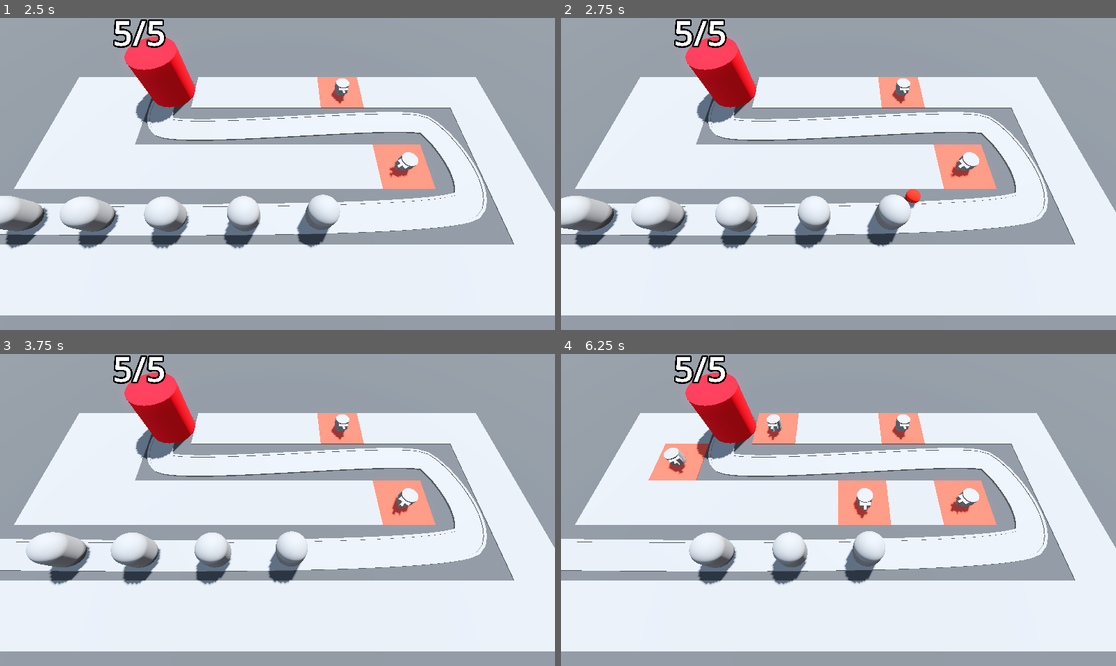
Above: before the commit, frames 1-4 (two rows, left to right).
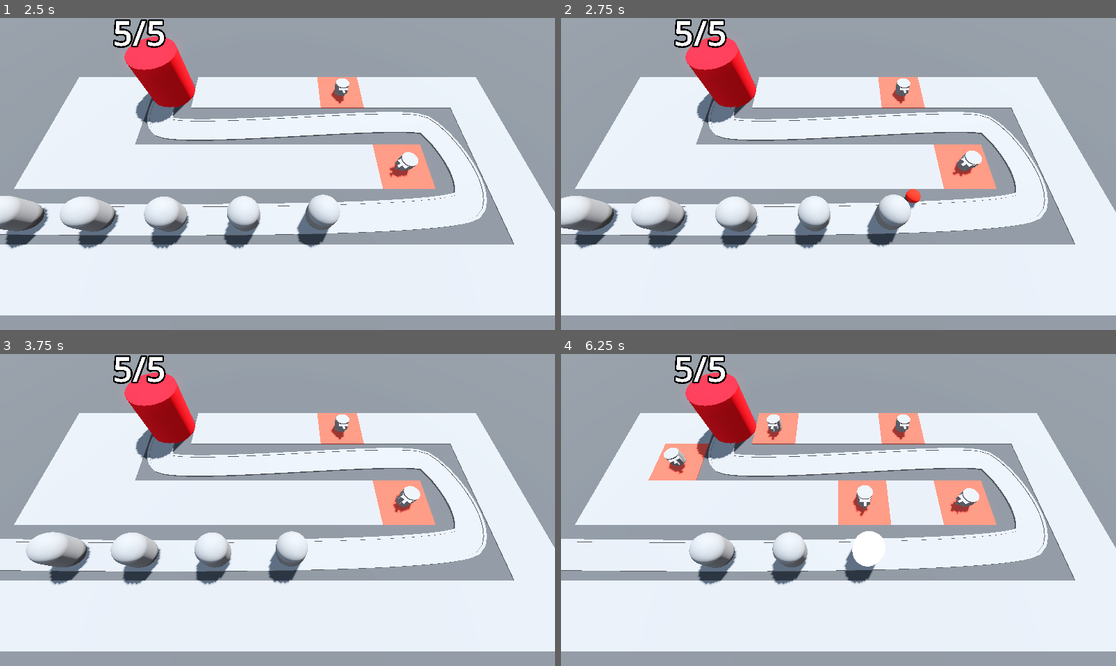
Above: after the commit, the same moments.

Repository: pyxn/godot-barbarian-blaster
Game: Godot game, scene res://Scenes/BaseLevel.tscn
The game is run twice, just before and just after one commit, with the same random seed, the same clock (stepped at 60 frames per second) and the same inputs.
Inputs (mouse positions are in pixels of both pictures, inside the frame that each line leads up to):
- Up to frame 1 (2.5 s): move the mouse to (399, 158) at 0.52 s; press the mouse at (399, 158) at 0.53 s; move the mouse to (166, 189) at 1.27 s; release the mouse at (166, 189) at 1.28 s; click (166, 189) at 1.35 s; move the mouse to (333, 105) at 2.02 s; press the mouse at (333, 105) at 2.03 s
- Up to frame 2 (2.75 s): no input
- Up to frame 3 (3.75 s): move the mouse to (249, 572) at 2.77 s; release the mouse at (249, 572) at 2.78 s; click (249, 572) at 2.85 s; move the mouse to (444, 556) at 3.52 s; press the mouse at (444, 556) at 3.53 s
- Up to frame 4 (6.25 s): move the mouse to (672, 463) at 4.27 s; release the mouse at (672, 463) at 4.28 s; click (672, 463) at 4.35 s; move the mouse to (866, 510) at 5.02 s; press the mouse at (866, 510) at 5.03 s; move the mouse to (755, 432) at 5.77 s; release the mouse at (755, 432) at 5.78 s; click (755, 432) at 5.85 s

Frame 1 is identical in both runs. In frame 2, 0.1% of the frame differs, in the area x 70-76%, y 42-52%; in frame 3, 0.1%; in frame 4, 0.5%, in the area x 52-59%, y 42-69%.

Commit message:
52/Introducing animations

Diff:
--- a/Scenes/Enemy/Enemy.gd
+++ b/Scenes/Enemy/Enemy.gd
@@ -1,12 +1,14 @@
 extends PathFollow3D
 
 @export var speed: float = 2.414
+@export var max_health: int = 50
+@onready var base = get_tree().get_first_node_in_group("Base")
+@onready var animation_player: AnimationPlayer = $AnimationPlayer
 
-@onready var base = get_tree().get_first_node_in_group("Base")
-
-@export var max_health: int = 50
 var current_health: int:
 	set(health_in):
+		if health_in < current_health:
+			animation_player.play("TakeDamage")
 		current_health = health_in
 		if current_health < 1:
 			queue_free()
--- a/Scenes/Enemy/Enemy.tscn
+++ b/Scenes/Enemy/Enemy.tscn
@@ -6,9 +6,50 @@
 radius = 1.0
 height = 3.0
 
+[sub_resource type="StandardMaterial3D" id="StandardMaterial3D_v85fv"]
+no_depth_test = true
+shading_mode = 0
+
 [sub_resource type="CapsuleShape3D" id="CapsuleShape3D_1d15t"]
 radius = 1.0
 height = 3.0
+
+[sub_resource type="Animation" id="Animation_7ekbj"]
+resource_name = "TakeDamage"
+length = 0.1
+tracks/0/type = "value"
+tracks/0/imported = false
+tracks/0/enabled = true
+tracks/0/path = NodePath("DamageHighlight:visible")
+tracks/0/interp = 1
+tracks/0/loop_wrap = true
+tracks/0/keys = {
+"times": PackedFloat32Array(0, 0.1),
+"transitions": PackedFloat32Array(1, 1),
+"update": 1,
+"values": [true, false]
+}
+
+[sub_resource type="Animation" id="Animation_il3f1"]
+length = 0.001
+tracks/0/type = "value"
+tracks/0/imported = false
+tracks/0/enabled = true
+tracks/0/path = NodePath("DamageHighlight:visible")
+tracks/0/interp = 1
+tracks/0/loop_wrap = true
+tracks/0/keys = {
+"times": PackedFloat32Array(0),
+"transitions": PackedFloat32Array(1),
+"update": 1,
+"values": [false]
+}
+
+[sub_resource type="AnimationLibrary" id="AnimationLibrary_oks6m"]
+_data = {
+"RESET": SubResource("Animation_il3f1"),
+"TakeDamage": SubResource("Animation_7ekbj")
+}
 
 [node name="Enemy" type="PathFollow3D"]
 transform = Transform3D(0.0274897, 0, -0.999598, 0, 1, 0, 0.999598, 0, 0.0274897, 0, 0, 0)
@@ -19,8 +60,19 @@
 transform = Transform3D(1, 0, 0, 0, 1, 0, 0, 0, 1, 0, 1.5, 0)
 mesh = SubResource("CapsuleMesh_y6g1m")
 
+[node name="DamageHighlight" type="MeshInstance3D" parent="."]
+transform = Transform3D(1, 0, 0, 0, 1, 0, 0, 0, 1, 0, 1.5, 0)
+visible = false
+material_override = SubResource("StandardMaterial3D_v85fv")
+mesh = SubResource("CapsuleMesh_y6g1m")
+
 [node name="EnemyArea3D" type="Area3D" parent="." groups=["enemy_area"]]
 
 [node name="CollisionShape3D" type="CollisionShape3D" parent="EnemyArea3D"]
 transform = Transform3D(1, 0, 0, 0, 1, 0, 0, 0, 1, 0, 1.5, 0)
 shape = SubResource("CapsuleShape3D_1d15t")
+
+[node name="AnimationPlayer" type="AnimationPlayer" parent="."]
+libraries = {
+"": SubResource("AnimationLibrary_oks6m")
+}
--- a/Scenes/Turret/Turret.gd
+++ b/Scenes/Turret/Turret.gd
@@ -7,6 +7,7 @@
 var target: PathFollow3D
 
 @onready var turret_top: MeshInstance3D = $TurretBase/TurretTop
+@onready var animation_player: AnimationPlayer = $AnimationPlayer
 
 func _physics_process(delta: float) -> void:
 	target = find_best_target()
@@ -19,6 +20,7 @@
 		add_child(shot)
 		shot.global_position = turret_top.global_position
 		shot.direction = global_transform.basis.z
+		animation_player.play("fire")
 
 func find_best_target() -> PathFollow3D:
 	var best_target = null
--- a/Scenes/Turret/Turret.tscn
+++ b/Scenes/Turret/Turret.tscn
@@ -16,6 +16,43 @@
 
 [sub_resource type="BoxMesh" id="BoxMesh_bqt12"]
 size = Vector3(0.2, 0.4, 0.4)
+
+[sub_resource type="Animation" id="Animation_0xgff"]
+resource_name = "fire"
+length = 0.3
+tracks/0/type = "value"
+tracks/0/imported = false
+tracks/0/enabled = true
+tracks/0/path = NodePath("TurretBase/TurretTop:position")
+tracks/0/interp = 1
+tracks/0/loop_wrap = true
+tracks/0/keys = {
+"times": PackedFloat32Array(0, 0.3),
+"transitions": PackedFloat32Array(1, 1),
+"update": 0,
+"values": [Vector3(0, 0.3, -0.6), Vector3(0, 0.3, 0)]
+}
+
+[sub_resource type="Animation" id="Animation_xkcft"]
+length = 0.001
+tracks/0/type = "value"
+tracks/0/imported = false
+tracks/0/enabled = true
+tracks/0/path = NodePath("TurretBase/TurretTop:position")
+tracks/0/interp = 1
+tracks/0/loop_wrap = true
+tracks/0/keys = {
+"times": PackedFloat32Array(0),
+"transitions": PackedFloat32Array(1),
+"update": 0,
+"values": [Vector3(0, 0.3, 0)]
+}
+
+[sub_resource type="AnimationLibrary" id="AnimationLibrary_d5fx4"]
+_data = {
+"RESET": SubResource("Animation_xkcft"),
+"fire": SubResource("Animation_0xgff")
+}
 
 [node name="Turret" type="Node3D"]
 script = ExtResource("1_ajdo3")
@@ -40,4 +77,9 @@
 [node name="Timer" type="Timer" parent="."]
 autostart = true
 
+[node name="AnimationPlayer" type="AnimationPlayer" parent="."]
+libraries = {
+"": SubResource("AnimationLibrary_d5fx4")
+}
+
 [connection signal="timeout" from="Timer" to="." method="_on_timer_timeout"]
Not shown: 1 places in Scenes/Enemy/Enemy.tscn that only renumber resources
Not shown: 1 places in Scenes/Turret/Turret.tscn that only renumber resources
